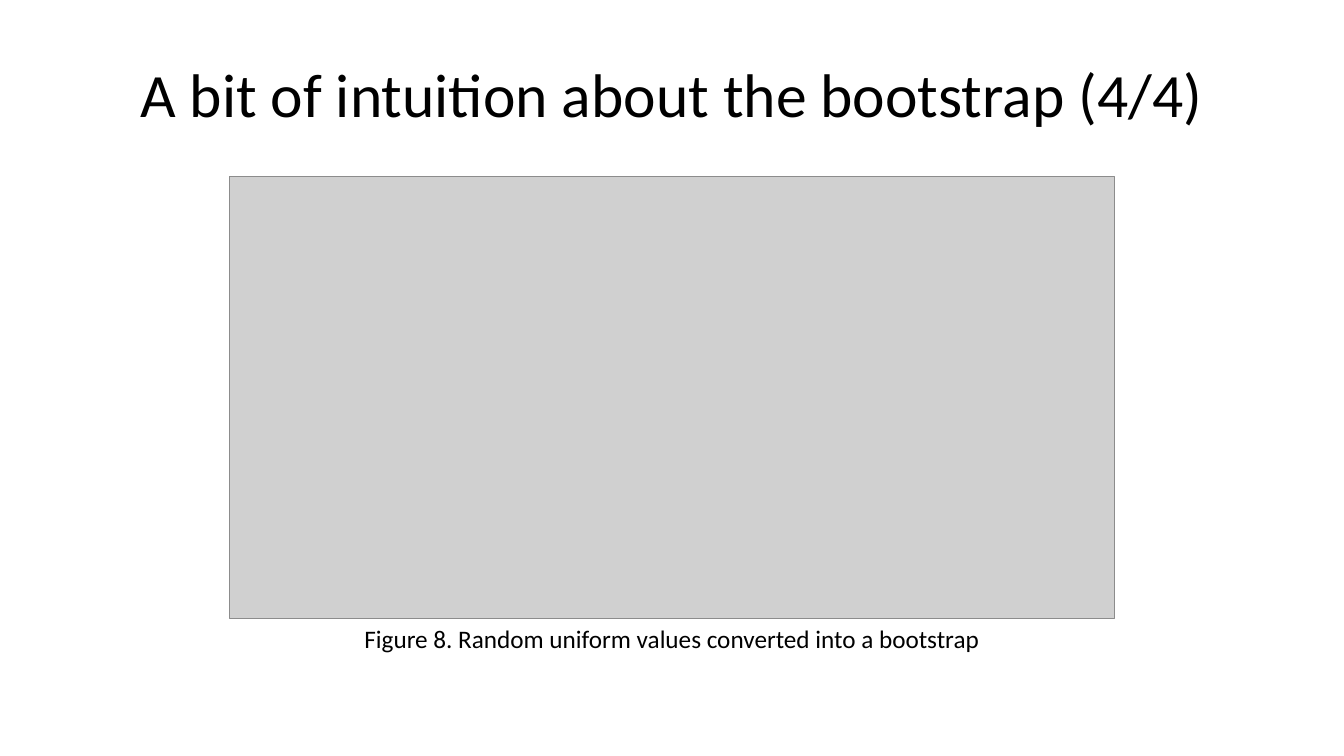
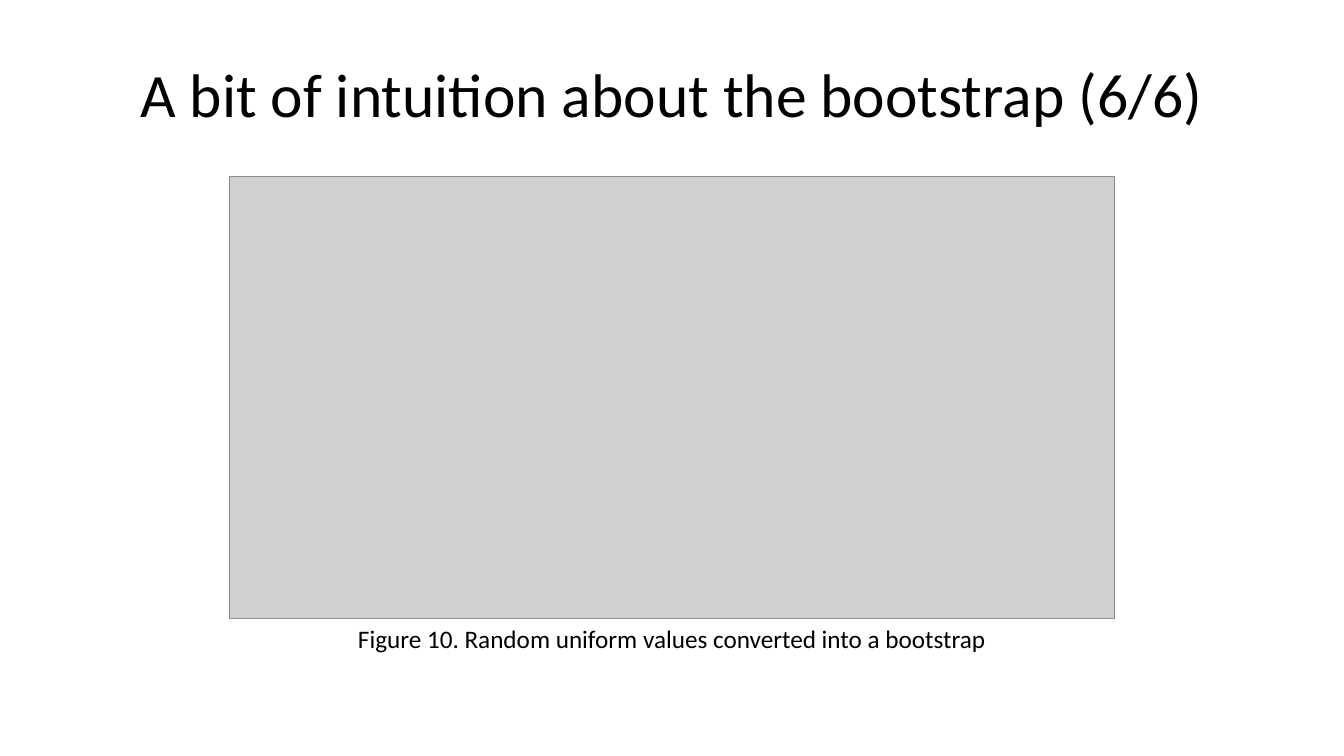
Before and after one commit to pmean/papers-and-presentations, a slide deck: slide 27 of bootstrap/src/bootstrap-slides.pptx (slide 24 before the commit). Drawn at 1344x756 pixels with LibreOffice and Linux fonts; fonts in the diff are those of the drawing; grey boxes stand for pictures. Boxes give left, top, right and bottom in pixels: in the first picture for what was removed or moved away, otherwise in the second. Text is boxed around its words. In the diff, an @@ line names an element or a change of style, - is before the commit and + after.

```diff
--- a/bootstrap/src/bootstrap-slides.pptx
+++ b/bootstrap/src/bootstrap-slides.pptx
@@ title at (x1=140, y1=72, x2=1201, y2=127): text changed @@
-A bit of intuition about the bootstrap (4/4)
+A bit of intuition about the bootstrap (6/6)
@@ text at (x1=358, y1=630, x2=985, y2=653): text changed @@
-Figure 8. Random uniform values converted into a bootstrap
+Figure 10. Random uniform values converted into a bootstrap
```
Also in this commit, not shown: 16 other slides changed, 8 slides added, 6 slides removed, 6 other files.
